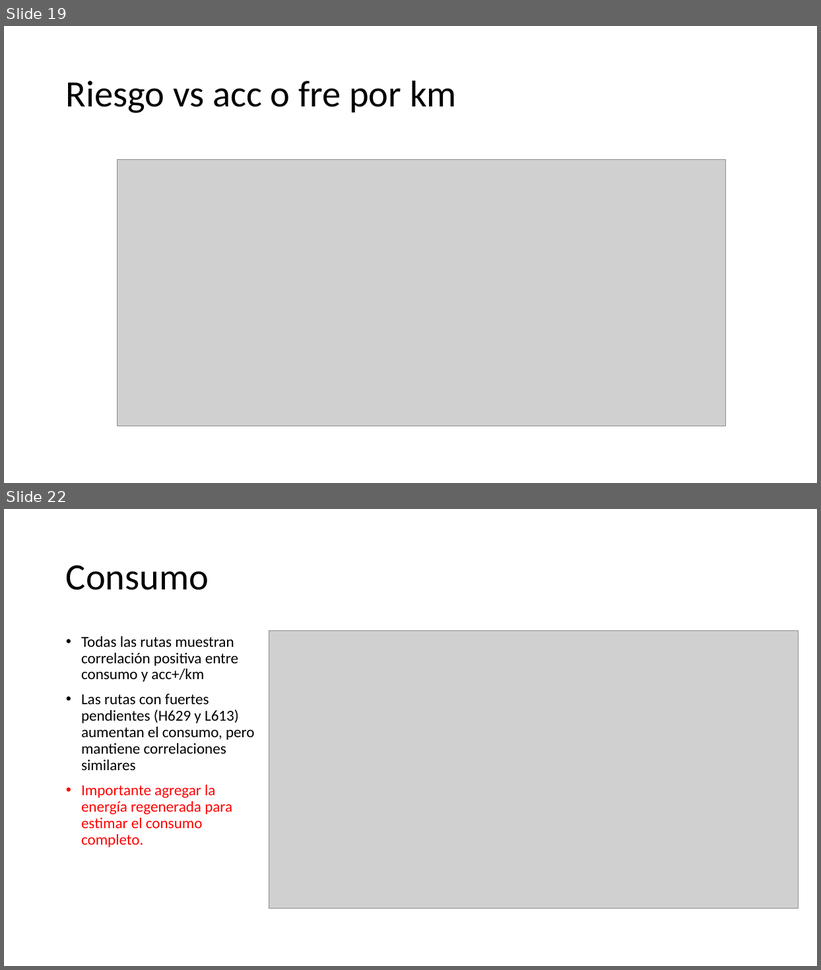
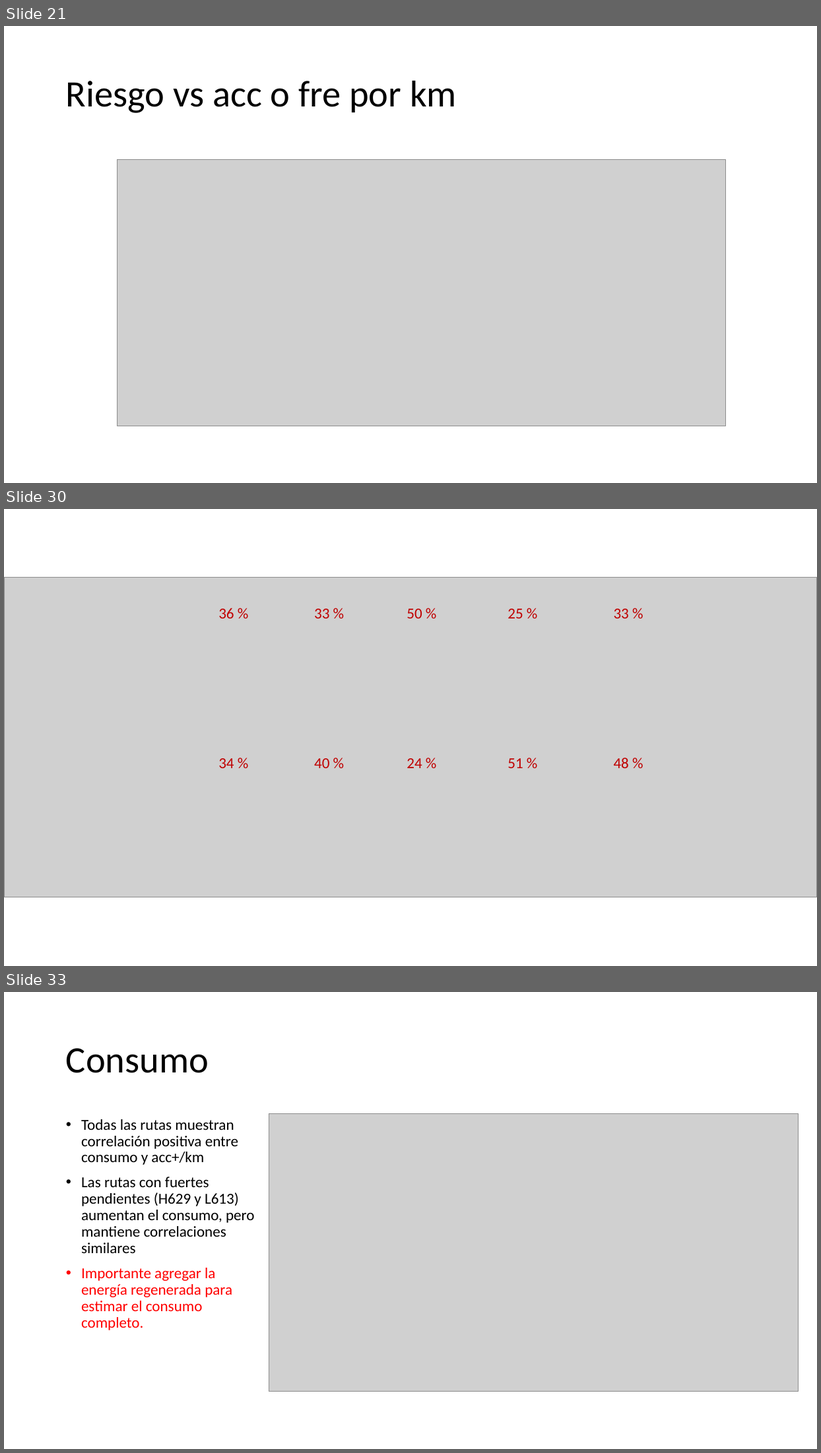
Before and after one commit to Jeisson177/scripts-tesis, a slide deck: Patrones de conducción.pptx. Shown one above the other, each under a label of ours: slides 19 and 22 before the commit, slides 21, 30 and 33 after it; the slides between them are not shown. The pictures are 821x970 and 821x1453 pixels, drawn with LibreOffice and Linux fonts; fonts in the diff are those of the drawing; grey boxes stand for pictures. Boxes give left, top, right and bottom in pixels: in the first picture for what was removed or moved away, otherwise in the second. Text is boxed around its words. In the diff, an @@ line names an element or a change of style, - is before the commit and + after.

```diff
--- a/Patrones de conducción.pptx
+++ b/Patrones de conducción.pptx
@@ slide 30 added at bbox=[4, 509, 817, 966], background #FFFFFF @@
@@ picture added at bbox=[4, 578, 817, 898] @@
@@ text added at bbox=[218, 608, 234, 619], 18 pt, text #C00000 @@
+36 %
@@ text added at bbox=[314, 609, 329, 619], 18 pt, text #C00000 @@
+33 %
@@ text added at bbox=[407, 609, 422, 619], 18 pt, text #C00000 @@
+50 %
@@ text added at bbox=[508, 609, 523, 619], 18 pt, text #C00000 @@
+25 %
@@ text added at bbox=[614, 609, 629, 619], 18 pt, text #C00000 @@
+33 %
@@ text added at bbox=[218, 758, 234, 768], 18 pt, text #C00000 @@
+34 %
@@ text added at bbox=[314, 758, 329, 768], 18 pt, text #C00000 @@
+40 %
@@ text added at bbox=[407, 758, 422, 768], 18 pt, text #C00000 @@
+24 %
@@ text added at bbox=[508, 758, 523, 768], 18 pt, text #C00000 @@
+51 %
@@ text added at bbox=[614, 758, 629, 768], 18 pt, text #C00000 @@
+48 %
@@ what was slide 19 is now slide 21 @@
@@ what was slide 22 is now slide 33 @@
```
Also in this commit, not shown: 9 slides changed, 10 other slides added, 20 other files.
